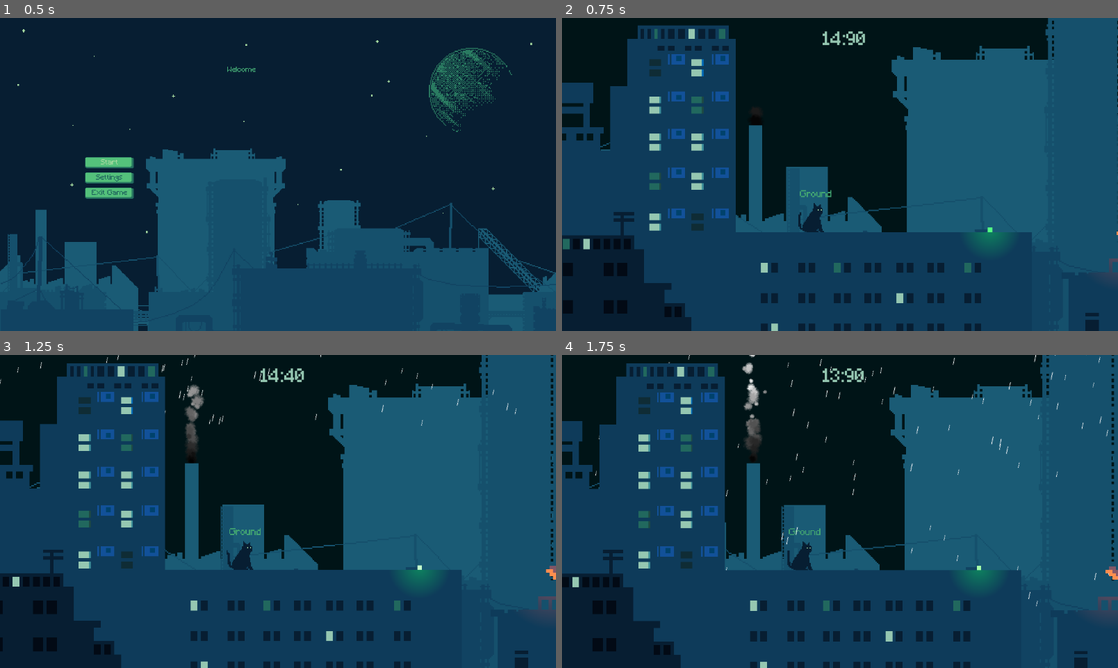
Above: before the commit, frames 1-4 (two rows, left to right).
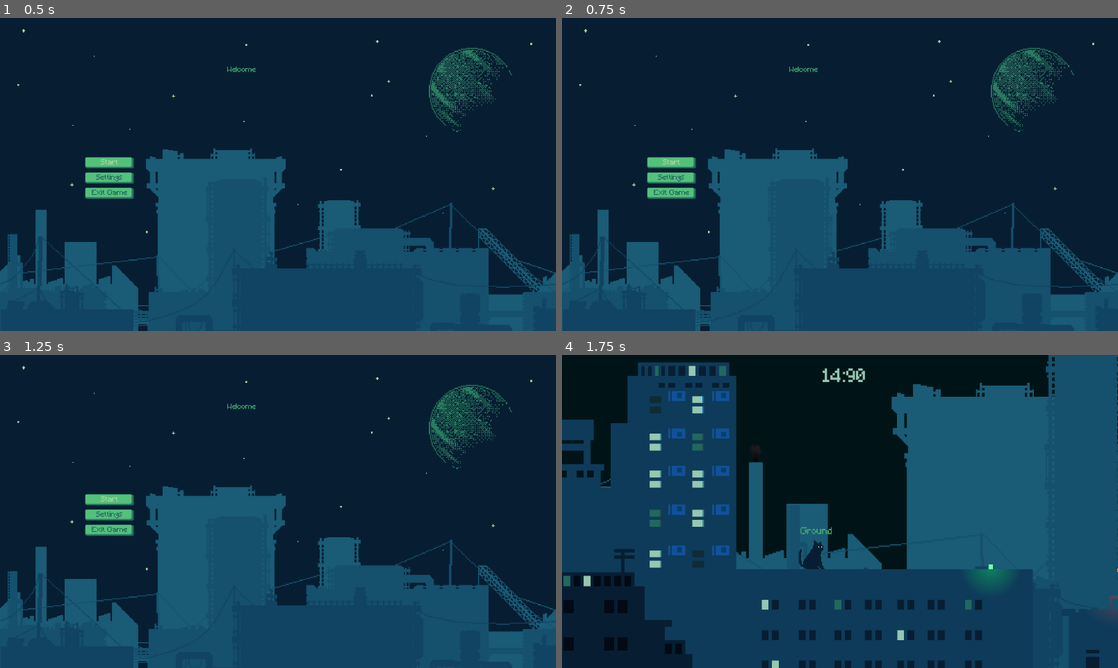
Above: after the commit, the same moments.

Repository: DEVizzent/mermelada-jam-2023
Game: Godot game, scene res://Inicio/StartMenu.tscn
Two runs of this game, one before a commit and one after it. Both use one fixed random seed, a clock stepped at 60 frames per second and the inputs below.
Inputs (mouse positions are in pixels of both pictures, inside the frame that each line leads up to):
- Up to frame 1 (0.5 s): no input
- Up to frame 2 (0.75 s): click "Start" at 0.5 s
- Up to frame 3 (1.25 s): no input
- Up to frame 4 (1.75 s): click (673, 498) at 1.25 s, where only the run after the commit has a clickable "Start"

Frame 1 is identical in both runs. In frame 2, 80% of the frame differs, in the area x 0-100%, y 0-100%; in frame 3, 79%; in frame 4, 13%.

Commit message:
Add sounds to the menu

Diff:
--- a/Inicio/ButtonJumpScene.gd
+++ b/Inicio/ButtonJumpScene.gd
@@ -4,4 +4,10 @@
 @export var nextScene:PackedScene
 
 func _pressed():
+	var tween = get_tree().create_tween()
+	var music:AudioStreamPlayer = $/root/StartMenu/MusicPlayer
+	tween.tween_property(music, "volume_db", -40.0, 0.5)
+	tween.tween_callback(_changeScene).set_delay(0.5)
+
+func _changeScene()->void:
 	get_tree().change_scene_to_packed(nextScene)
--- a/Inicio/StartMenu.tscn
+++ b/Inicio/StartMenu.tscn
@@ -1,12 +1,13 @@
-[gd_scene load_steps=8 format=3 uid="uid://xviyat66ggib"]
+[gd_scene load_steps=9 format=3 uid="uid://xviyat66ggib"]
 
 [ext_resource type="Script" path="res://Inicio/StartMenu.gd" id="1_keq2j"]
 [ext_resource type="Script" path="res://Inicio/ButtonJumpScene.gd" id="1_wqmyn"]
 [ext_resource type="PackedScene" uid="uid://cl4ayh8478a6v" path="res://Settings/Settings.tscn" id="2_4tn62"]
 [ext_resource type="Texture2D" uid="uid://ccxvwsthy6mhk" path="res://Inicio/Background.png" id="2_mt6pw"]
-[ext_resource type="Theme" uid="uid://b0exg8l2a4x7f" path="res://Settings/ButtonTheme.tres" id="4_cceg4"]
+[ext_resource type="Theme" uid="uid://cjtm05baiqrbl" path="res://Settings/ButtonTheme.tres" id="4_cceg4"]
 [ext_resource type="AudioStream" uid="uid://c3b4wpj0lnnj1" path="res://Inicio/Menu.wav" id="5_qw5x1"]
 [ext_resource type="PackedScene" uid="uid://yhc18mcq1uk7" path="res://Levels/Level2/Level2.tscn" id="6_slwkk"]
+[ext_resource type="PackedScene" uid="uid://crvq24xrg2gdc" path="res://Settings/UISounds.tscn" id="8_p75bp"]
 
 [node name="StartMenu" type="Node2D"]
 script = ExtResource("1_keq2j")
@@ -54,13 +55,20 @@
 layout_mode = 2
 text = "Exit Game"
 
-[node name="AudioStreamPlayer" type="AudioStreamPlayer" parent="."]
+[node name="MusicPlayer" type="AudioStreamPlayer" parent="."]
 process_mode = 3
 stream = ExtResource("5_qw5x1")
 autoplay = true
 bus = &"Music"
 
+[node name="UISounds" parent="." instance=ExtResource("8_p75bp")]
+
 [connection signal="settingsClosed" from="Settings" to="." method="_on_settings_settings_closed"]
+[connection signal="focus_entered" from="CenterContainer/VBoxContainer/StartButton" to="UISounds" method="_on_focus_entered_button"]
+[connection signal="pressed" from="CenterContainer/VBoxContainer/StartButton" to="UISounds" method="_on_button_pressed"]
+[connection signal="focus_entered" from="CenterContainer/VBoxContainer/SettingsButton" to="UISounds" method="_on_focus_entered_button"]
 [connection signal="pressed" from="CenterContainer/VBoxContainer/SettingsButton" to="." method="_on_settings_button_pressed"]
-[connection signal="pressed" from="CenterContainer/VBoxContainer/SettingsButton" to="CenterContainer/VBoxContainer/SettingsButton" method="_on_pressed"]
+[connection signal="pressed" from="CenterContainer/VBoxContainer/SettingsButton" to="UISounds" method="_on_button_pressed"]
+[connection signal="focus_entered" from="CenterContainer/VBoxContainer/ExitButton" to="UISounds" method="_on_focus_entered_button"]
 [connection signal="pressed" from="CenterContainer/VBoxContainer/ExitButton" to="." method="_on_exit_button_pressed"]
+[connection signal="pressed" from="CenterContainer/VBoxContainer/ExitButton" to="UISounds" method="_on_button_pressed"]
--- a/Settings/Settings.tscn
+++ b/Settings/Settings.tscn
@@ -1,10 +1,11 @@
-[gd_scene load_steps=6 format=3 uid="uid://cl4ayh8478a6v"]
+[gd_scene load_steps=7 format=3 uid="uid://cl4ayh8478a6v"]
 
 [ext_resource type="Script" path="res://Settings/SettingsMenu.gd" id="1_bvmxg"]
 [ext_resource type="Script" path="res://Settings/AudioSlider.gd" id="1_xbsvi"]
 [ext_resource type="Script" path="res://Settings/EffectAudioSlider.gd" id="3_j8rcg"]
 [ext_resource type="Script" path="res://Settings/FullScreenToggle.gd" id="4_nwjrl"]
 [ext_resource type="Theme" uid="uid://cjtm05baiqrbl" path="res://Settings/ButtonTheme.tres" id="5_8qox8"]
+[ext_resource type="PackedScene" uid="uid://crvq24xrg2gdc" path="res://Settings/UISounds.tscn" id="6_vcka0"]
 
 [node name="Settings" type="CanvasLayer"]
 process_mode = 3
@@ -106,5 +107,17 @@
 theme = ExtResource("5_8qox8")
 text = "Exit"
 
+[node name="UISounds" parent="." instance=ExtResource("6_vcka0")]
+
+[connection signal="drag_ended" from="Panel/CenterContainer/VBoxContainer/GridContainer/MasterAudioSlider" to="UISounds" method="_on_slider_drag_ended"]
+[connection signal="focus_entered" from="Panel/CenterContainer/VBoxContainer/GridContainer/MasterAudioSlider" to="UISounds" method="_on_focus_entered_slider"]
+[connection signal="drag_ended" from="Panel/CenterContainer/VBoxContainer/GridContainer/MusicAudioSlider" to="UISounds" method="_on_slider_drag_ended"]
+[connection signal="focus_entered" from="Panel/CenterContainer/VBoxContainer/GridContainer/MusicAudioSlider" to="UISounds" method="_on_focus_entered_slider"]
+[connection signal="drag_ended" from="Panel/CenterContainer/VBoxContainer/GridContainer/EffectAudioSlider" to="UISounds" method="_on_slider_drag_ended"]
+[connection signal="focus_entered" from="Panel/CenterContainer/VBoxContainer/GridContainer/EffectAudioSlider" to="UISounds" method="_on_focus_entered_slider"]
+[connection signal="focus_entered" from="Panel/CenterContainer/VBoxContainer/FullScreenToggle" to="UISounds" method="_on_focus_entered_button"]
+[connection signal="pressed" from="Panel/CenterContainer/VBoxContainer/FullScreenToggle" to="UISounds" method="_on_pressed_button"]
 [connection signal="toggled" from="Panel/CenterContainer/VBoxContainer/FullScreenToggle" to="Panel/CenterContainer/VBoxContainer/FullScreenToggle" method="_on_toggled"]
+[connection signal="focus_entered" from="Panel/CenterContainer/VBoxContainer/CenterContainer/Button" to="UISounds" method="_on_focus_entered_button"]
 [connection signal="pressed" from="Panel/CenterContainer/VBoxContainer/CenterContainer/Button" to="." method="toggleMenu"]
+[connection signal="pressed" from="Panel/CenterContainer/VBoxContainer/CenterContainer/Button" to="UISounds" method="_on_button_pressed"]
--- a/Settings/SettingsMenu.gd
+++ b/Settings/SettingsMenu.gd
@@ -7,9 +7,9 @@
 		toggleMenu()
 
 func toggleMenu()->void:
+	if !visible:
+		$Panel/CenterContainer/VBoxContainer/CenterContainer/Button.grab_focus()
 	visible = !visible
 	get_tree().paused = visible
-	if visible:
-		$Panel/CenterContainer/VBoxContainer/CenterContainer/Button.grab_focus()
-		return
-	emit_signal("settingsClosed")
+	if !visible:
+		emit_signal("settingsClosed")
--- /dev/null
+++ b/Settings/UISounds.gd
@@ -0,0 +1,23 @@
+extends Node
+
+func _on_focus_entered()->void:
+	$FocusEnterButton.play()
+
+func _on_pressed_button()->void:
+	$PressedButton.play()
+
+
+func _on_slider_drag_ended(value_changed)->void:
+	_on_pressed_button()
+
+
+func _on_button_pressed()->void:
+	_on_pressed_button()
+
+func _on_focus_entered_button()->void:
+	if $"..".visible:
+		_on_focus_entered()
+
+
+func _on_focus_entered_slider()->void:
+	_on_focus_entered()
--- /dev/null
+++ b/Settings/UISounds.tscn
@@ -0,0 +1,16 @@
+[gd_scene load_steps=4 format=3 uid="uid://crvq24xrg2gdc"]
+
+[ext_resource type="Script" path="res://Settings/UISounds.gd" id="1_u87j3"]
+[ext_resource type="AudioStream" uid="uid://db2gmre03h6l3" path="res://Settings/MenuMovement.mp3" id="2_15ho5"]
+[ext_resource type="AudioStream" uid="uid://6vp4tpuo7bne" path="res://Settings/MenuSelected.mp3" id="3_nixe0"]
+
+[node name="UISounds" type="Node"]
+script = ExtResource("1_u87j3")
+
+[node name="FocusEnterButton" type="AudioStreamPlayer" parent="."]
+stream = ExtResource("2_15ho5")
+bus = &"Effect"
+
+[node name="PressedButton" type="AudioStreamPlayer" parent="."]
+stream = ExtResource("3_nixe0")
+bus = &"Effect"
Not shown: 1 places in Settings/ButtonTheme.tres that only renumber resources
Not shown, added: Settings/MenuMovement.mp3.import
Not shown, added: Settings/MenuSelected.mp3.import
Not shown, added: Settings/MenuMovement.mp3
Not shown, added: Settings/MenuSelected.mp3
